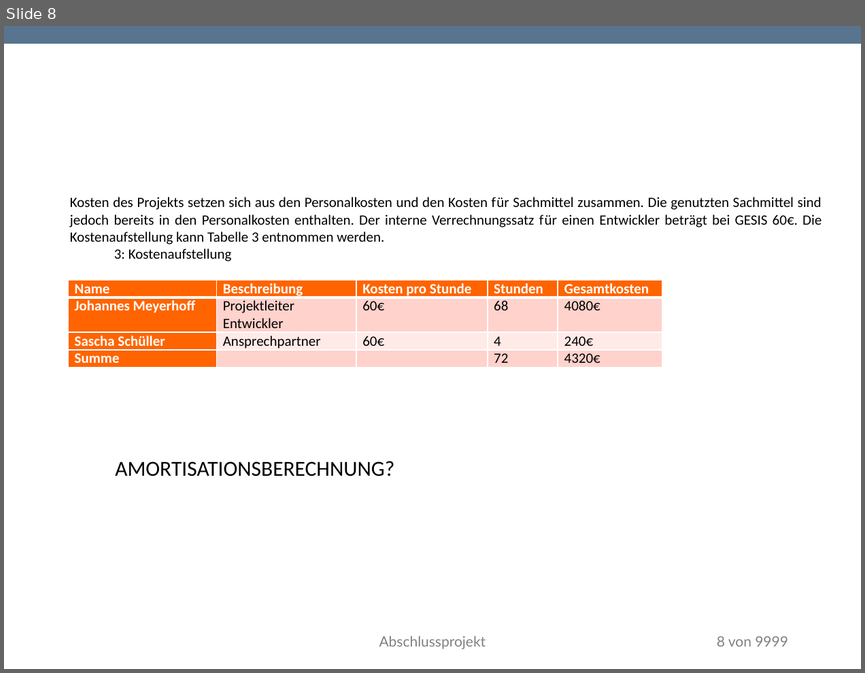
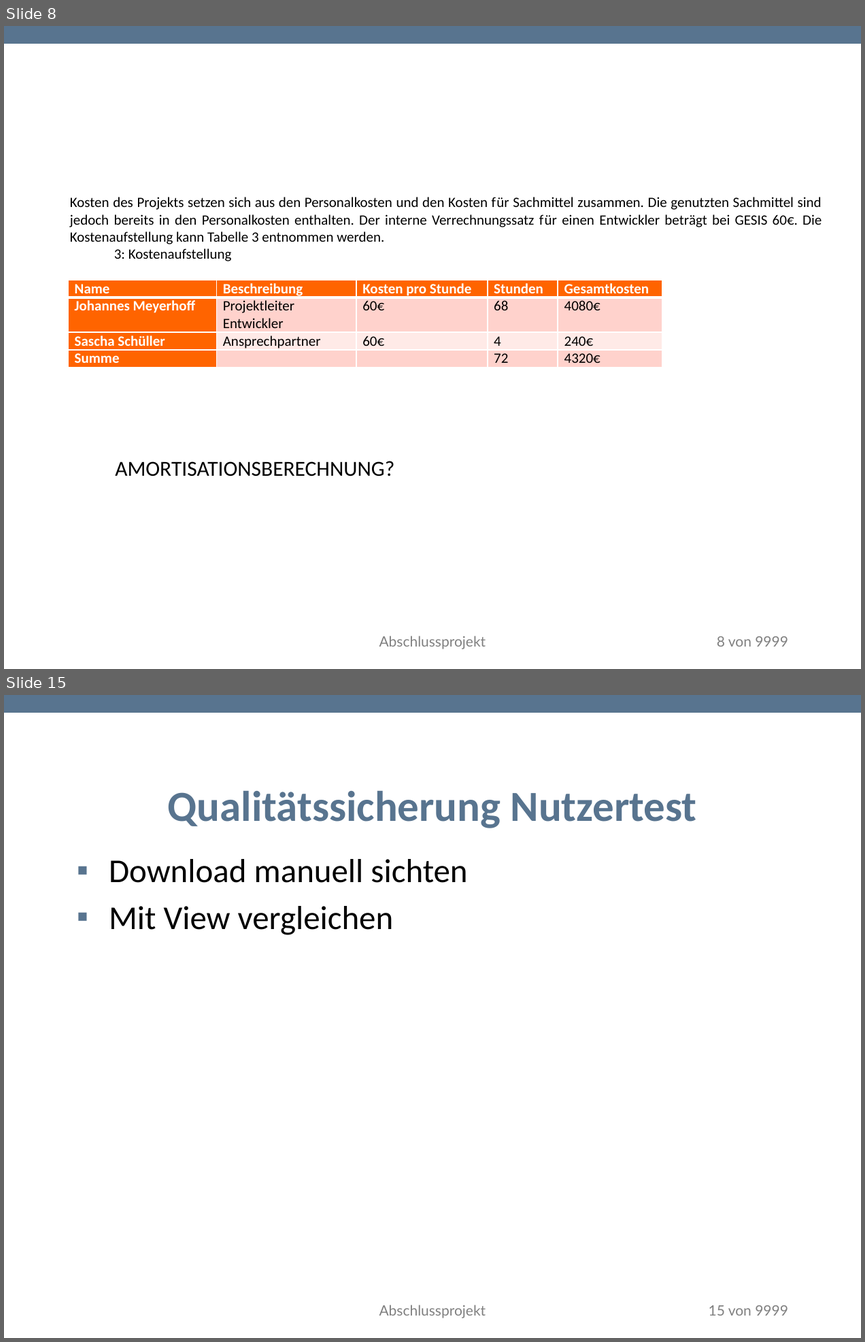
Before and after one commit to TwoHorus/dbExelExportLaravel, a slide deck: DOC/Fachgespraech.pptx. Shown one above the other, each under a label of ours: slide 8 before the commit, slides 8 and 15 after it; the slides between them are not shown. The pictures are 865x673 and 865x1342 pixels, drawn with LibreOffice and Linux fonts; fonts in the diff are those of the drawing; background and template pictures are left out. Boxes give left, top, right and bottom in pixels: in the first picture for what was removed or moved away, otherwise in the second. Text is boxed around its words. In the diff, an @@ line names an element or a change of style, - is before the commit and + after.

```diff
--- a/DOC/Fachgespraech.pptx
+++ b/DOC/Fachgespraech.pptx
@@ slide 15 added at [4,695,861,1338], background #FFFFFF; not listed: 1 template element that a slide beside it also shows @@
@@ title added at [168,791,697,828], 36 pt, text #58748F, bold @@
+Qualitätssicherung Nutzertest
@@ text added at [109,859,467,935], 28 pt, text #000000 @@
+▪ Download manuell sichten
+▪ Mit View vergleichen
@@ text added at [379,1304,486,1318], 12 pt, text #808080 @@
+Abschlussprojekt
@@ page number added at [708,1305,788,1315], 12 pt, text #808080 @@
+15 von 9999
```
Also in this commit, not shown: 4 slides changed, 6 other slides added, 1 slide removed.
